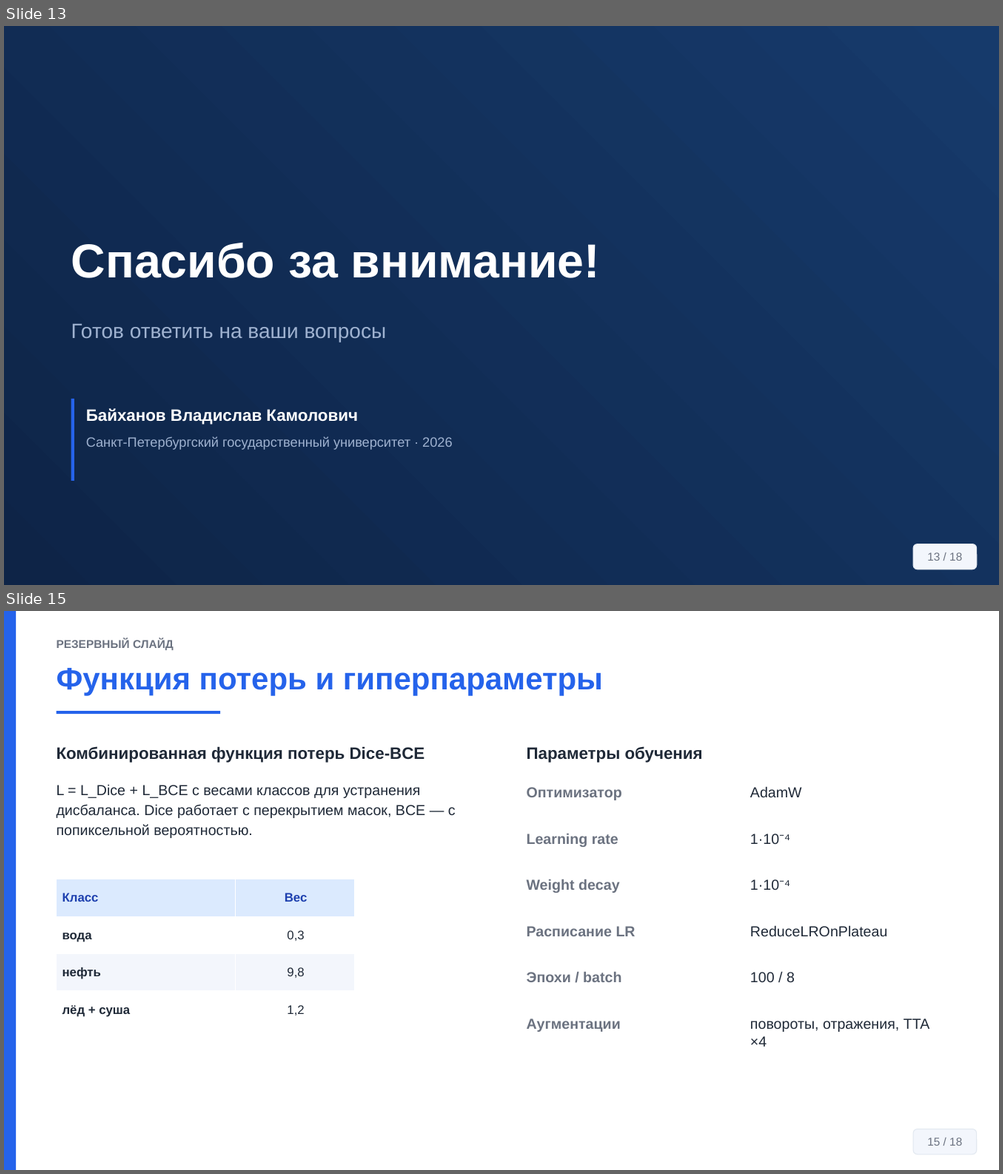
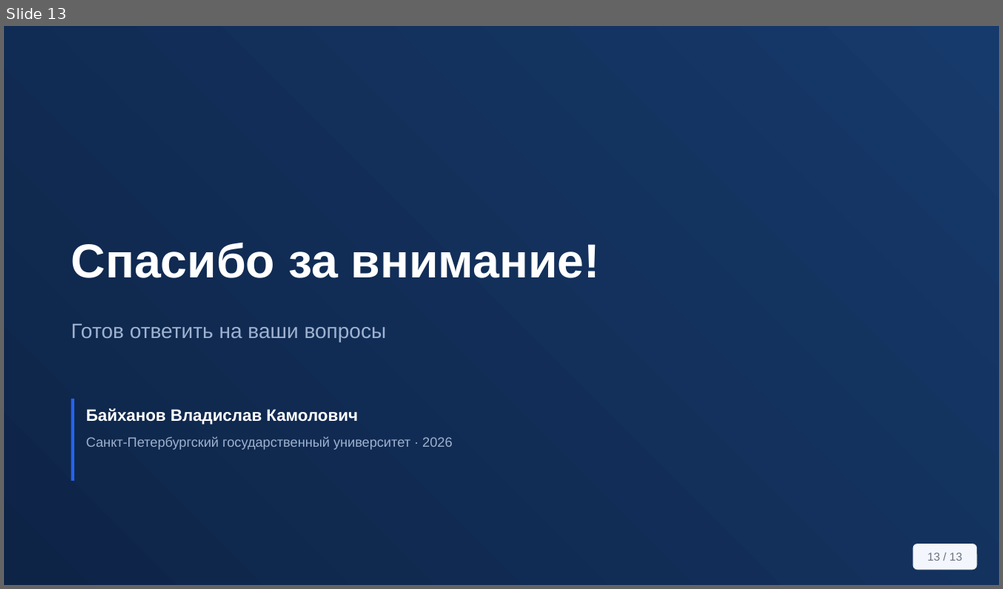
Before and after one commit to Confucius-hub/spbu_db_hw, a slide deck: thesis/vkr_final/Презентация_Финал_Байханов_2026.pptx. Shown one above the other, each under a label of ours: slides 13 and 15 before the commit, slide 13 after it; the slides between them are not shown. The pictures are 1003x1174 and 1003x589 pixels, drawn with LibreOffice and Linux fonts; fonts in the diff are those of the drawing. Boxes give left, top, right and bottom in pixels: in the first picture for what was removed or moved away, otherwise in the second. Text is boxed around its words. In the diff, an @@ line names an element or a change of style, - is before the commit and + after.

```diff
--- a/thesis/vkr_final/Презентация_Финал_Байханов_2026.pptx
+++ b/thesis/vkr_final/Презентация_Финал_Байханов_2026.pptx
@@ slide 15 removed at [4, 611, 999, 1170], background #FFFFFF @@
@@ rectangle removed at [4, 611, 16, 1170] @@
@@ text removed at [57, 639, 173, 650] @@
-РЕЗЕРВНЫЙ СЛАЙД
@@ text removed at [57, 668, 603, 696] @@
-Функция потерь и гиперпараметры
@@ rectangle removed at [57, 711, 220, 714] @@
@@ text removed at [57, 746, 425, 763] @@
-Комбинированная функция потерь Dice-BCE
@@ text removed at [526, 746, 703, 763] @@
-Параметры обучения
@@ text removed at [57, 784, 455, 838] @@
-L = L_Dice + L_BCE с весами классов для устранения дисбаланса. Dice работает с перекрытием масок, BCE — с попиксельной вероятностью.
@@ text removed at [526, 787, 622, 800] @@
-Оптимизатор
@@ text removed at [750, 786, 802, 797] @@
-AdamW
@@ text removed at [526, 834, 618, 847] @@
-Learning rate
@@ text removed at [750, 834, 790, 844] @@
-1·10⁻⁴
@@ table removed at [57, 880, 355, 1029], 4 rows, 2 columns @@
-Класс | Вес
-вода | 0,3
-нефть | 9,8
-лёд + суша | 1,2
@@ text removed at [526, 880, 620, 893] @@
-Weight decay
@@ text removed at [750, 880, 790, 890] @@
-1·10⁻⁴
@@ text removed at [526, 926, 635, 937] @@
-Расписание LR
@@ text removed at [750, 925, 887, 937] @@
-ReduceLROnPlateau
@@ text removed at [526, 972, 621, 982] @@
-Эпохи / batch
@@ text removed at [750, 972, 794, 983] @@
-100 / 8
@@ text removed at [526, 1019, 620, 1032] @@
-Аугментации
@@ text removed at [750, 1019, 930, 1047] @@
-повороты, отражения, TTA ×4
@@ rounded rectangle removed at [913, 1130, 976, 1155] @@
-15 / 18
@@ slide 13 changed as well @@
@@ text in rounded rectangle at [927, 553, 962, 561]: text changed @@
-13 / 18
+13 / 13
```
Also in this commit, not shown: 11 other slides changed, 4 other slides removed, 4 other files.
